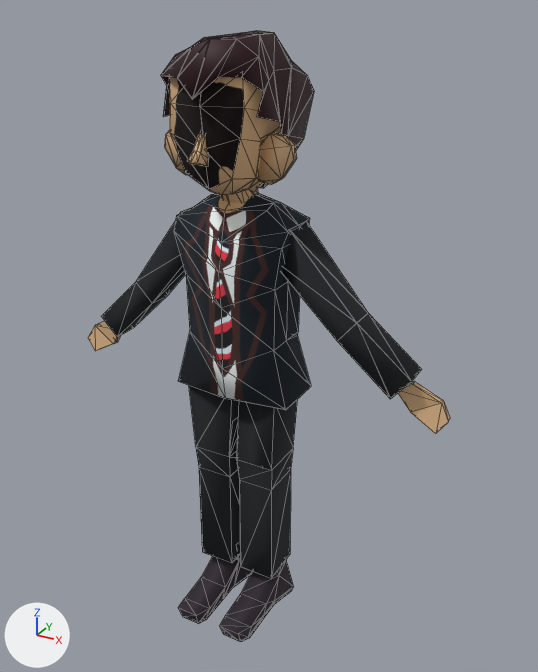
A saved change to the glTF model InstanceScenes/Cooper/Cooper.glb.
The view is the same before and after, from a camera (50 mm lens) standing at (3.43, -5.63, 6.02) and looking at (0.24, 0.19, 3.11). Lighting does not change. The marker at lower left points along +X, +Y and +Z. Mesh edges are drawn as thin lines. Where no turn or scale is listed for an object, it has been applied to the vertices. Vertices at the same position are counted once.

In view in the first picture: 'Cooper'.
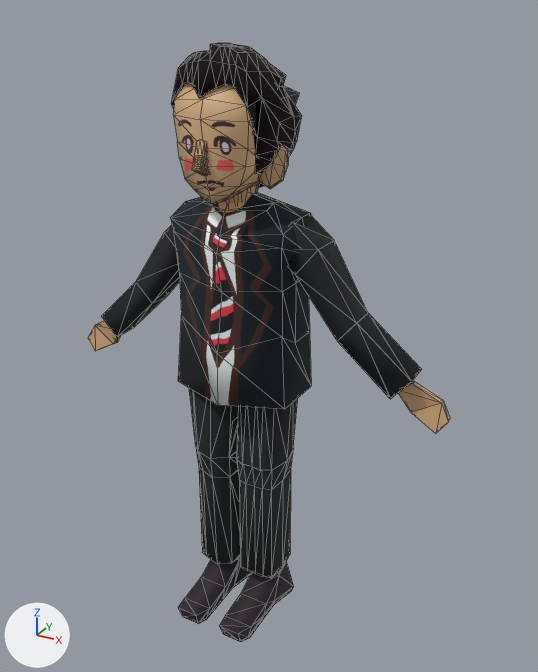
Boxes (x1, y1, x2, y2) around the edits, measured in the pictures (538 x 672 px; the box of a moved part takes in the faces that stretch with it):
'Cooper', surface changed, recoloured, reshaped (26% shorter): before (88, 30, 450, 642); after (88, 192, 450, 642)
'Cube', added: after (171, 43, 301, 205)
    faces in mat_skin (picture img_cooperhead): (173, 83, 300, 204)
    faces in mat_hair (black #110002): (171, 43, 301, 188)
    faces in mat_neck (brown #cea77b): (191, 139, 288, 205)
part 1 of me_cylinder, deleted: before (161, 30, 314, 213)
part 2 of me_cylinder, moved or reshaped: before (136, 189, 368, 578); after (136, 197, 368, 578)
part 3 of me_cylinder, recoloured: (89, 330, 448, 432) in both

The edits, one by one:
In material 'Skin' (mat_skin), base_color is no longer (0.716, 0.462, 0.246), beige #dcb588.
In material 'Skin' (mat_skin), texture is now set to img_cooperhead.
Material 'HAir' (mat_hair) changes colour from dark red #310f16 to black #110002; in linear values from (0.0307, 0.00477, 0.00829) to (0.00561, 0.0, 0.000607).
In material 'HAir' (mat_hair), roughness goes from 0.603 to 1.0.
Material 'Neck' (mat_neck) is new.
Its base color is (0.617, 0.386, 0.2) (brown #cea77c).
me_cylinder is used by ob_cooper; location (0.01, -0.29, 2.84).
me_cylinder had 712 vertices, 1194 faces and spanned x -1.97..2.07, y -0.45..1.01, z -2.87..3.01.
me_cylinder no longer uses material mat_material_003 (picture img_cooperhead).
me_cylinder no longer uses material mat_hair (dark red #310f16).
me_cylinder no longer uses material mat_material_004 (picture img_ears).
me_cylinder now has 401 vertices, 610 faces and spans x -1.97..2.07, y -0.45..0.77, z -2.87..1.72.
me_cylinder part 1: 10 loose pieces with 340 vertices, spanning x -0.66..0.63, y -0.39..1.01, z 1.2..3.01, are deleted.
Part 2, on me_cylinder:
67 vertices are removed from x -0.61..0.61, y 0.03..0.73, z -0.27..1.95.
206 faces are deleted.
14 vertices move from x -0.59..0.59, y -0.03..0.69, z 0.07..1.46 to x -0.72..0.72, y -0.09..0.66, z 0.26..1.51.
86 vertices are added at x -0.78..0.85, y -0.11..0.77, z -2.45..1.5.
5 new vertices lie (0.1, 0.0, 0.0) away from vertices in x 0.13..0.23, y 0.12..0.66, z -2.41..-1.03.
5 new vertices lie (0.0, 0.33, 0.0) away from vertices in x -0.28..0.85, y 0.17..0.23, z 1.04..1.5.
36 new faces join them, mat_material (picture img_torso).
224 new faces join them, mat_suit (black #1e2225).
me_cylinder part 3: 30 faces spanning x -1.97..2.07, y 0.3..0.45, z -0.3..0.17 switch from mat_skin (beige #dcb588) to mat_neck (brown #cea77b).
Mesh me_cube is new.
It has 516 vertices, 991 faces and spans x -0.513..0.495, y -0.608..0.61, z -0.975..0.428.
Faces by material slot: [96, 451, 444].
It uses material mat_skin (picture img_cooperhead).
It uses material mat_hair (black #110002).
It uses material mat_neck (brown #cea77c).
Object 'Cube' (ob_cube) is new; it shows me_cube.
Its location is (0.0, 0.0, 5.33).
